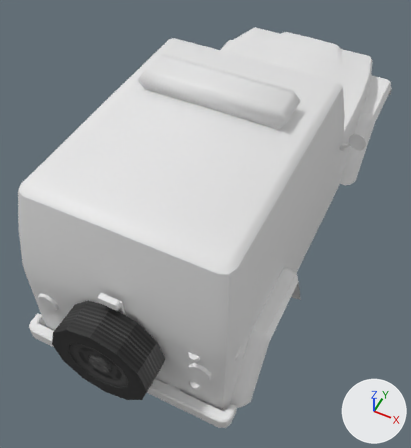
A saved change to the FBX model Hobby-Work/IbishuHopper/media/models_X/vehicles/SheriffHopper.fbx.
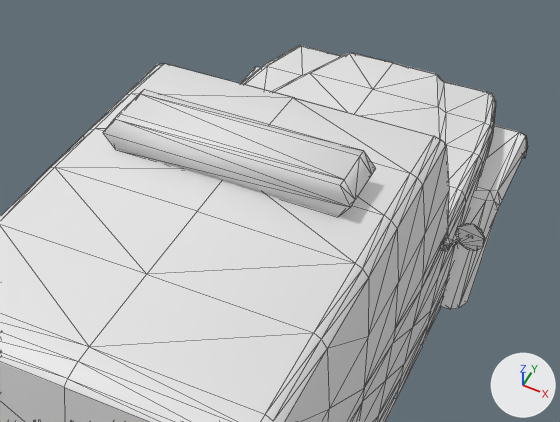
Each version is shown whole from a 50 mm lens placed at (0.0175, -0.0448, 0.038), pointed at (-0.0002, -0.0095, -0.0061), then close up on the part from 18% to 100% of the width and 0% to 57% of the height. Lighting does not change. The marker at lower right points along +X, +Y and +Z. The older version's two pictures come first. The close-ups show mesh edges as thin lines. Where no turn or scale is listed for an object, it has been applied to the vertices. Vertices at exactly the same position are counted once.

Objects in the first close-up: 'Hopper'.
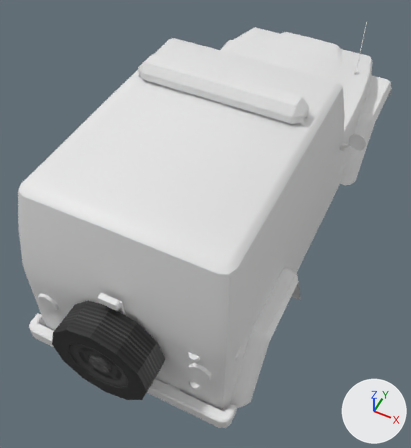
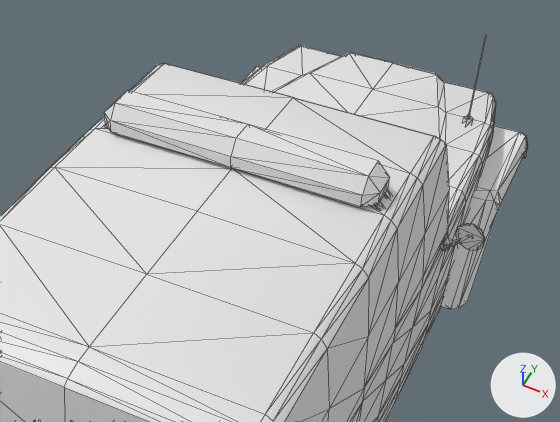
Where the newer file only moved an object's origin or applied its transform, the numbers keep the older frame.

Changed parts and their boxes (x1, y1, x2, y2) in the close-ups (560 x 422 px; the box of a moved part takes in the faces that stretch with it):
'Hopper', reshaped: before (0, 45, 528, 422); after (0, 35, 528, 422)
part 1 of me_hopper_001, rebuilt (8% shorter): before (103, 89, 375, 216); after (104, 90, 390, 207)
part 2 of me_hopper_001, added: after (463, 35, 487, 124)
part 3 of me_hopper_001, moved or reshaped (mostly hidden): before (441, 238, 485, 251); after (103, 124, 485, 251)

Diff of the bpy script that builds the scene:
```diff
--- a/Hobby-Work/IbishuHopper/media/models_X/vehicles/SheriffHopper.fbx.py
+++ b/Hobby-Work/IbishuHopper/media/models_X/vehicles/SheriffHopper.fbx.py
@@ me_hopper_001 @@
 # used by ob_hopper; location = (0.0, 0.0, -0.0011)
-me_hopper_001.from_pydata(...)  # 1450 vertices, 2854 faces; spans x -0.0123..0.0123, y -0.0276..0.0247, z -0.0097..0.0114
+me_hopper_001.from_pydata(...)  # 1505 vertices, 2922 faces; spans x -0.0123..0.0123, y -0.0276..0.0247, z -0.0097..0.0112
+# me_hopper_001 part 1: the loose piece of 24 vertices spanning x -0.0069..0.0069, y -0.0093..-0.0059, z 0.0095..0.0114 is rebuilt with 26 vertices and now spans x -0.0078..0.0078, y -0.0083..-0.0057, z 0.0098..0.0112
+# me_hopper_001 part 2: a new loose piece of 21 vertices spanning x 0.007..0.0077, y 0.0147..0.0154, z 0.0007..0.0077, in mat_material (white #e7e7e7)
+# me_hopper_001 part 3
+# 129 faces are deleted
+# 32 vertices are added at x -0.0084..0.0084, y -0.0077..-0.0063, z 0.009..0.0099
+# 161 new faces join them
+# other edits to the shape of me_hopper_001 do not show in these pictures
 me_hopper_001.materials.append(mat_material)
```
